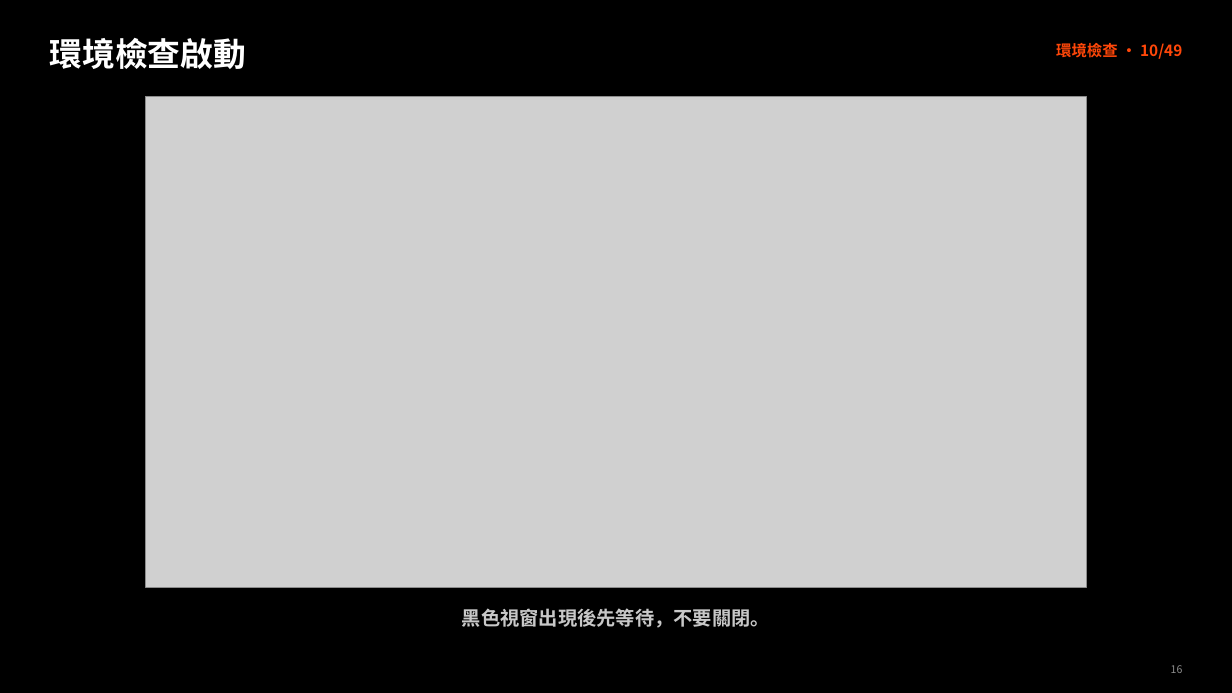
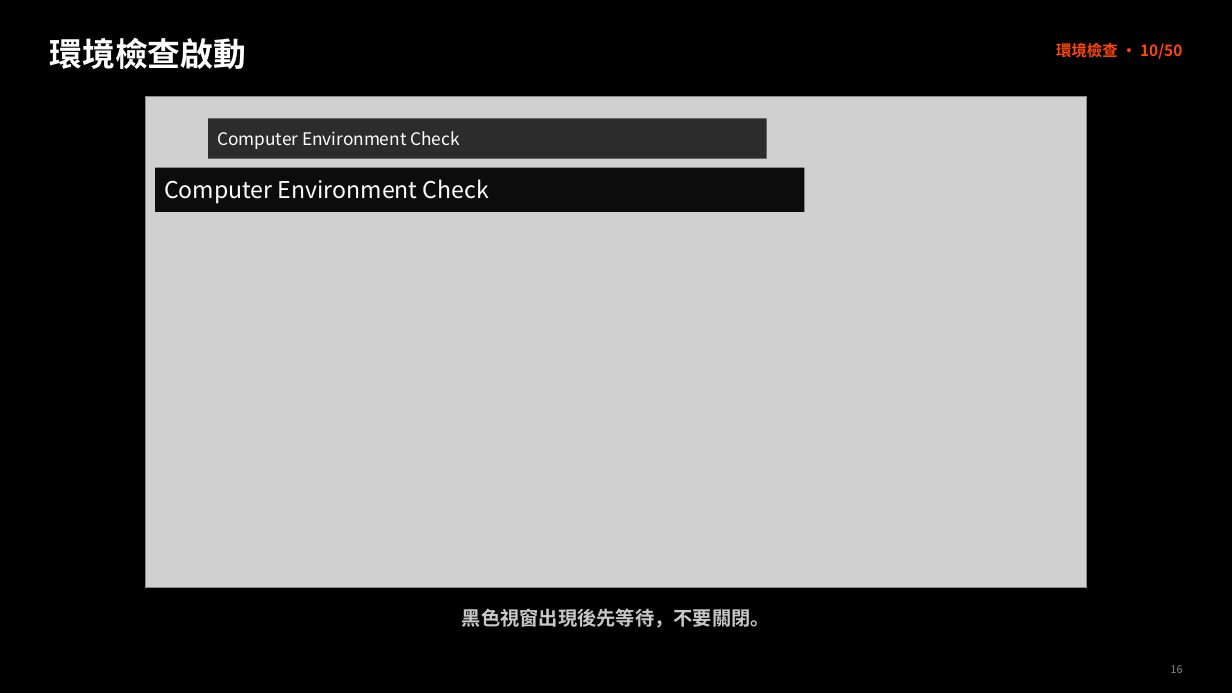
Before and after one commit to lee0401g/project-delivery_3LM, a slide deck: slide 16 of 地端AI建置實作.pptx. Drawn at 1232x693 pixels with LibreOffice and Linux fonts; fonts in the diff are those of the drawing; grey boxes stand for pictures. Boxes give left, top, right and bottom in pixels: in the first picture for what was removed or moved away, otherwise in the second. Text is boxed around its words. In the diff, an @@ line names an element or a change of style, - is before the commit and + after.

Commit message:
修改同步內容
1 獨立出 p25、26 操作分支
2 移除 p27 贅字
3 p33 更新狀態檢查流程與示意圖，確保敘述一致
4 p47 應要求閱者在此頁將開關設定到與此一致
5 明確標示本份簡報僅涵蓋單元 00～04
6 已移除畫面、正文及講者備註中的未來 RAG／知識庫提示

```diff
--- a/地端AI建置實作.pptx
+++ b/地端AI建置實作.pptx
@@ text at [1056, 40, 1182, 60]: text changed @@
-環境檢查 · 10/49
+環境檢查 · 10/50
@@ rectangle added at [208, 118, 766, 159], fill #2C2C2C, 13.5 pt, text #FFFFFF @@
+Computer Environment Check
@@ rectangle added at [155, 167, 805, 212], fill #0C0C0C, 18 pt, text #FFFFFF @@
+Computer Environment Check
```
Also in this commit, not shown: 51 other slides changed, 4 slides added, 2 slides removed, 2 other files.
